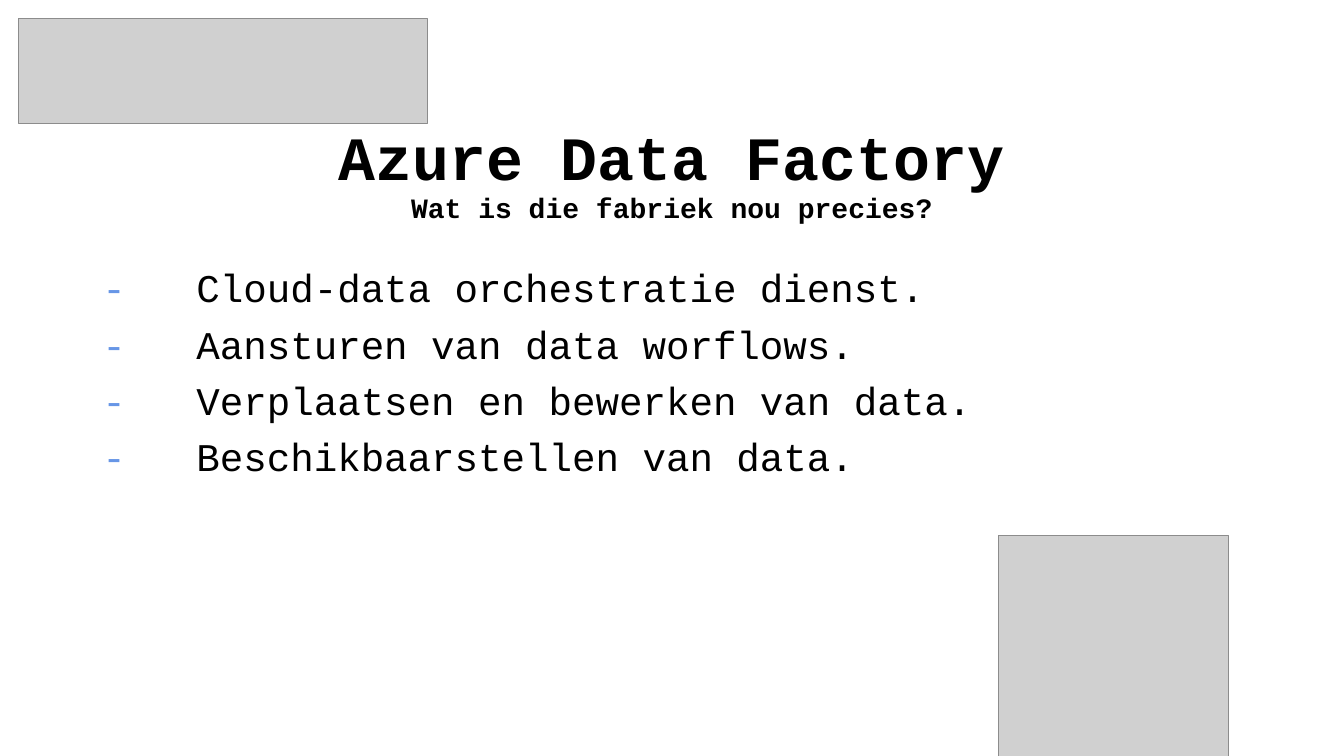
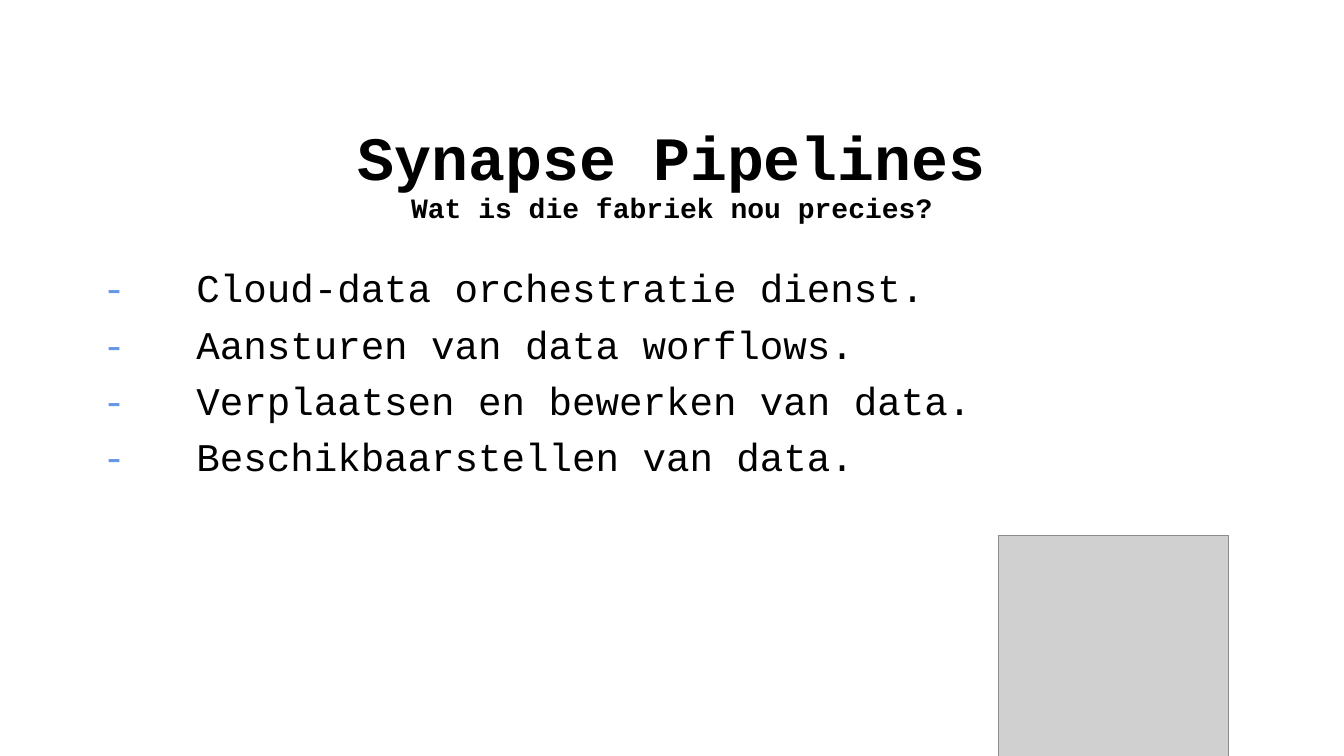
Before and after one commit to wortell-smart-learning/Synapse-Pipelines-Training, a slide deck: slide 11 of Slides/Azure Data Factory Fundamentals Dag 1.pptx. Drawn at 1344x756 pixels with LibreOffice and Linux fonts; fonts in the diff are those of the drawing; grey boxes stand for pictures; background and template pictures are left out. Boxes give left, top, right and bottom in pixels: in the first picture for what was removed or moved away, otherwise in the second. Text is boxed around its words. In the diff, an @@ line names an element or a change of style, - is before the commit and + after.

```diff
--- a/Slides/Azure Data Factory Fundamentals Dag 1.pptx
+++ b/Slides/Azure Data Factory Fundamentals Dag 1.pptx
@@ picture removed at box(19, 19, 427, 124) @@
@@ title at box(357, 136, 986, 224): text changed @@
-Azure Data Factory
-Wat is die fabriek nou precies?
+Synapse Pipelines
+Wat is die fabriek nou precies?
```
Also in this commit, not shown: 36 other slides changed, 1 slide removed, 22 other files.
